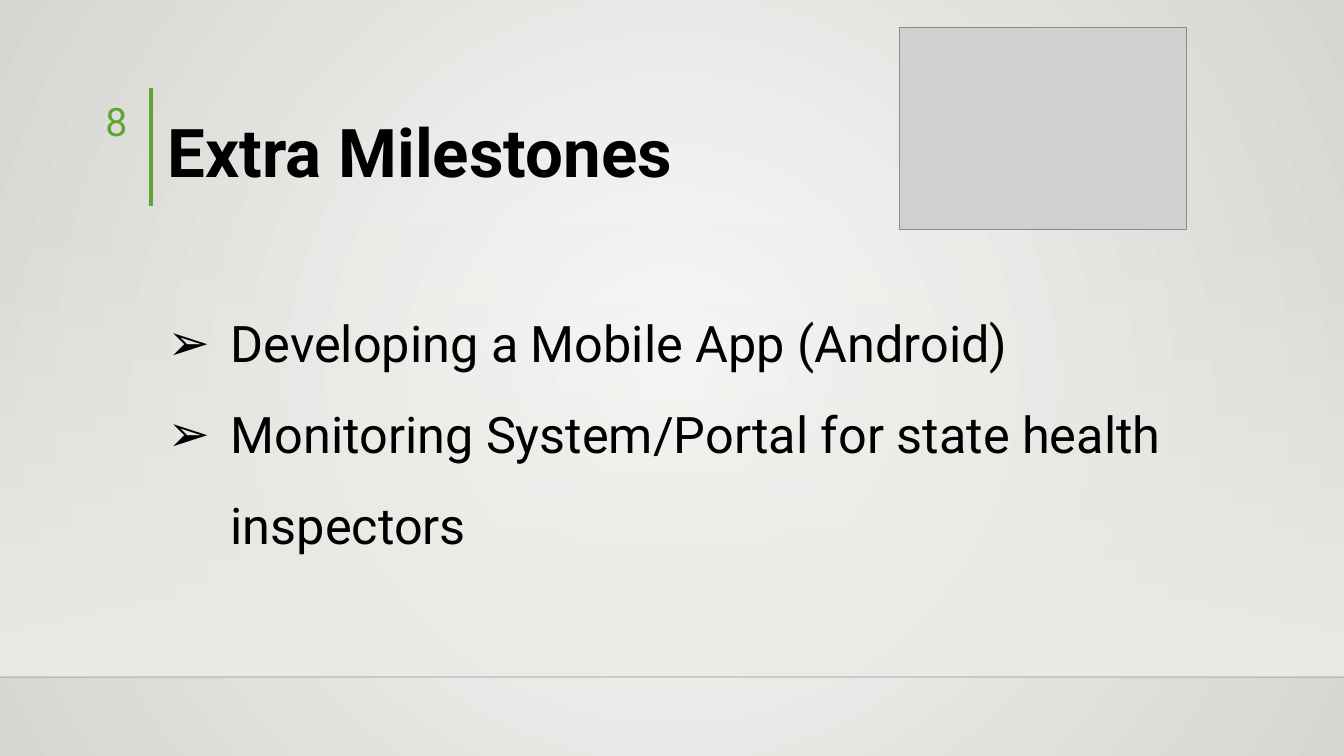
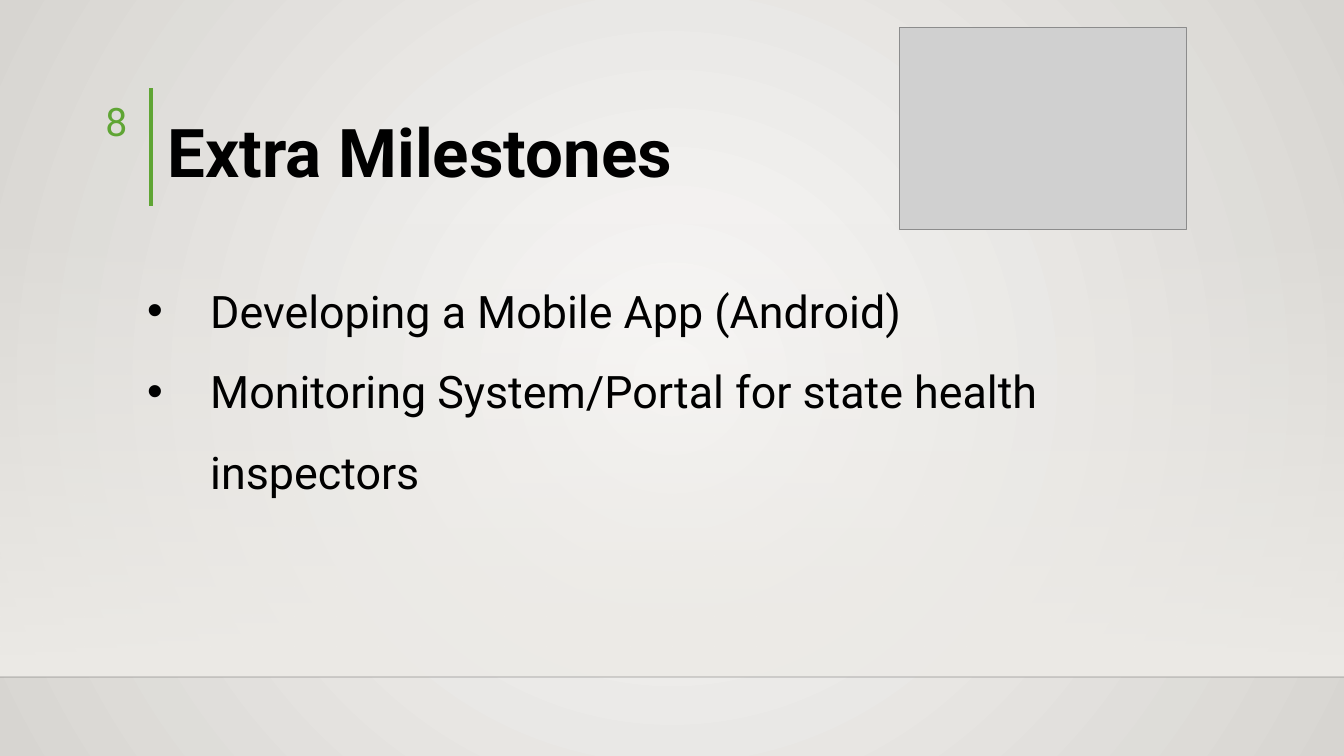
Before and after one commit to hisni/CO227-Project, a slide deck: slide 8 of Presantation/Presentation - Final.pptx. Drawn at 1344x756 pixels with LibreOffice and Linux fonts; fonts in the diff are those of the drawing; grey boxes stand for pictures; background and template pictures are left out. Boxes give left, top, right and bottom in pixels: in the first picture for what was removed or moved away, otherwise in the second. Text is boxed around its words. In the diff, an @@ line names an element or a change of style, - is before the commit and + after.

```diff
--- a/Presantation/Presentation - Final.pptx
+++ b/Presantation/Presentation - Final.pptx
@@ text "Developing a Mobile App (Android)": place and size @@
-text "Developing a Mobile App (Android)" at (231,322,1160,555)
+text "Developing a Mobile App (Android)" at (210,292,1037,498)
@@ text "Developing a Mobile App (Android)" at (210,292,1037,498): size 36 to 32 pt; bullet ➢ to • @@
```
Also in this commit, not shown: 7 other slides changed, 1 slide added, 1 other file.
